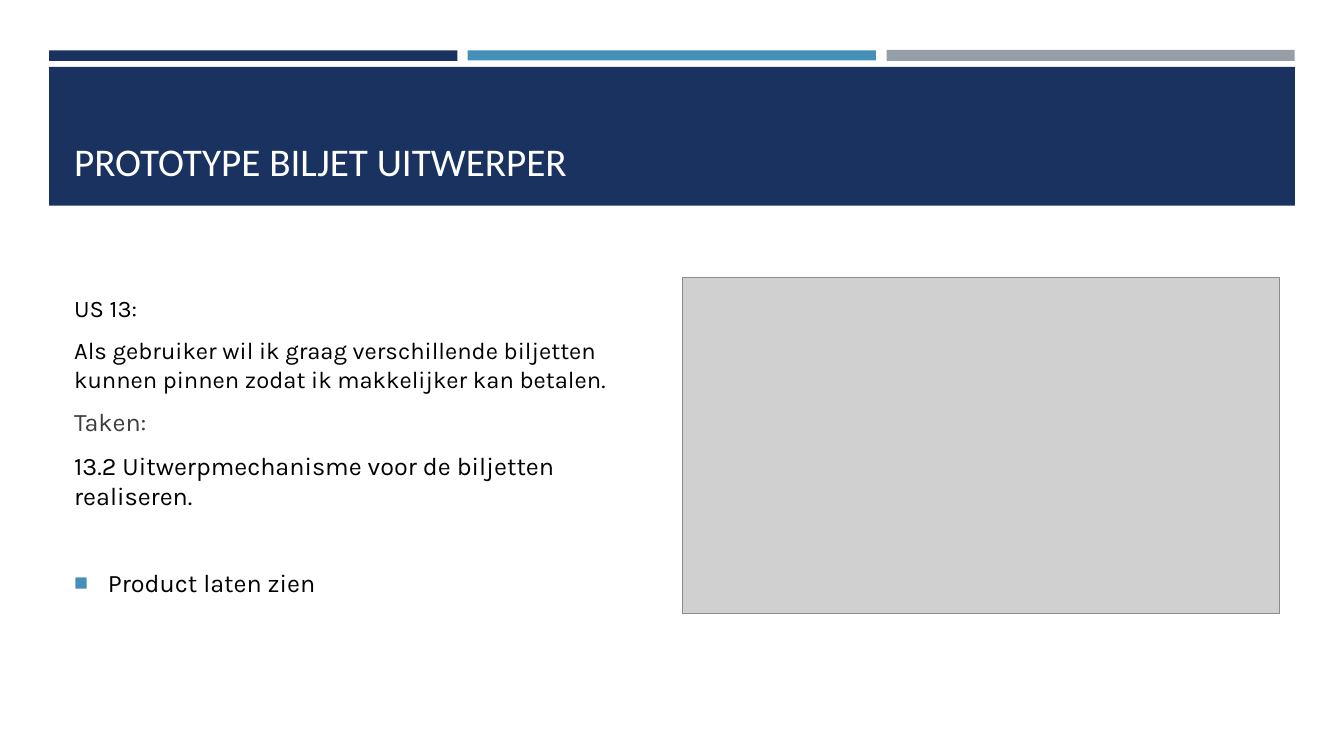
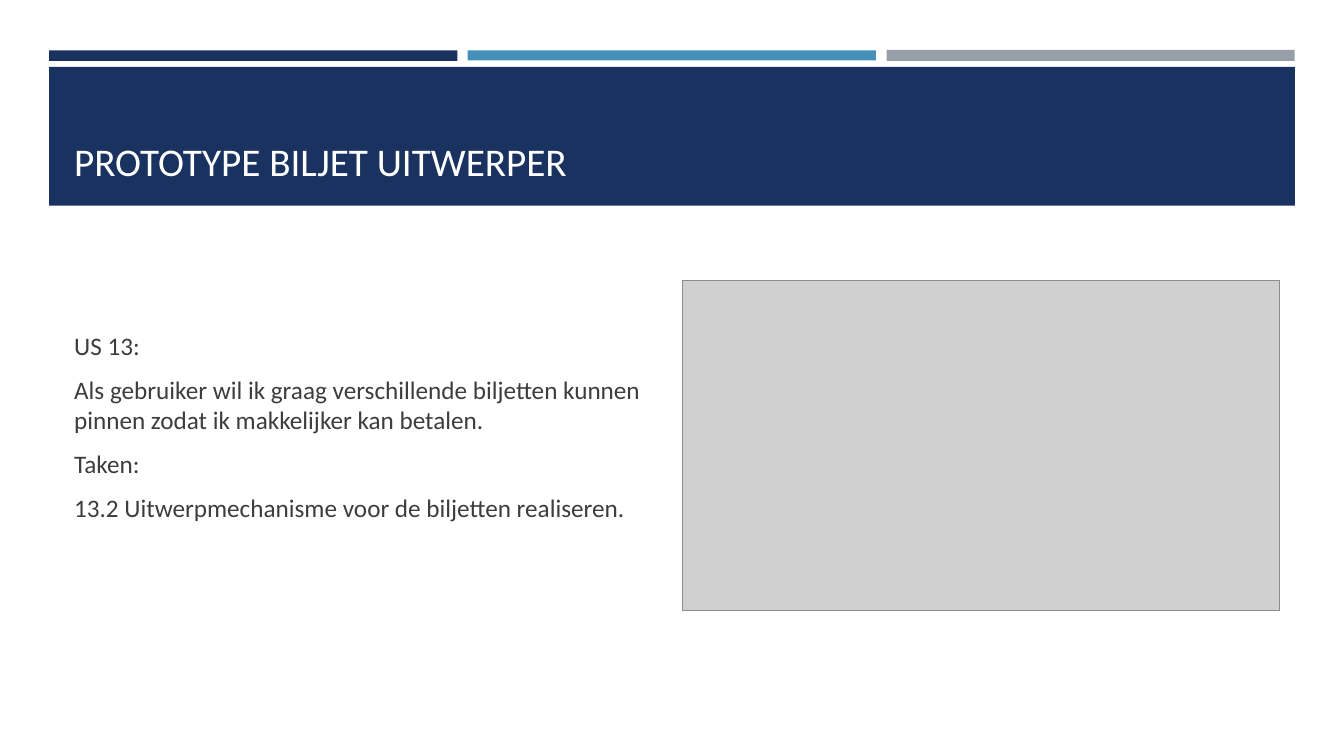
Before and after one commit to BruddaCode/Project-3-4-Bank, a slide deck: slide 3 of documentatie/po presentaties/PO meet 5.pptx. Drawn at 1344x756 pixels with LibreOffice and Linux fonts; fonts in the diff are those of the drawing; grey boxes stand for pictures. Boxes give left, top, right and bottom in pixels: in the first picture for what was removed or moved away, otherwise in the second. Text is boxed around its words. In the diff, an @@ line names an element or a change of style, - is before the commit and + after.

```diff
--- a/documentatie/po presentaties/PO meet 5.pptx
+++ b/documentatie/po presentaties/PO meet 5.pptx
@@ text "US 13:" at [74, 338, 640, 522]: size 17 to 18 pt in "US 13:", "Als gebruiker wil ik graag verschillende biljetten ..."; font Karla to Calibri, text colour #000000 to #3D3D3D @@
@@ picture: place and size @@
-picture at [683, 278, 1280, 615]
+picture at [683, 280, 1280, 611]
@@ text at [108, 574, 316, 593]: paragraph removed @@
-■ Product laten zien
```
Also in this commit, not shown: 4 other slides changed, 2 slides added.
